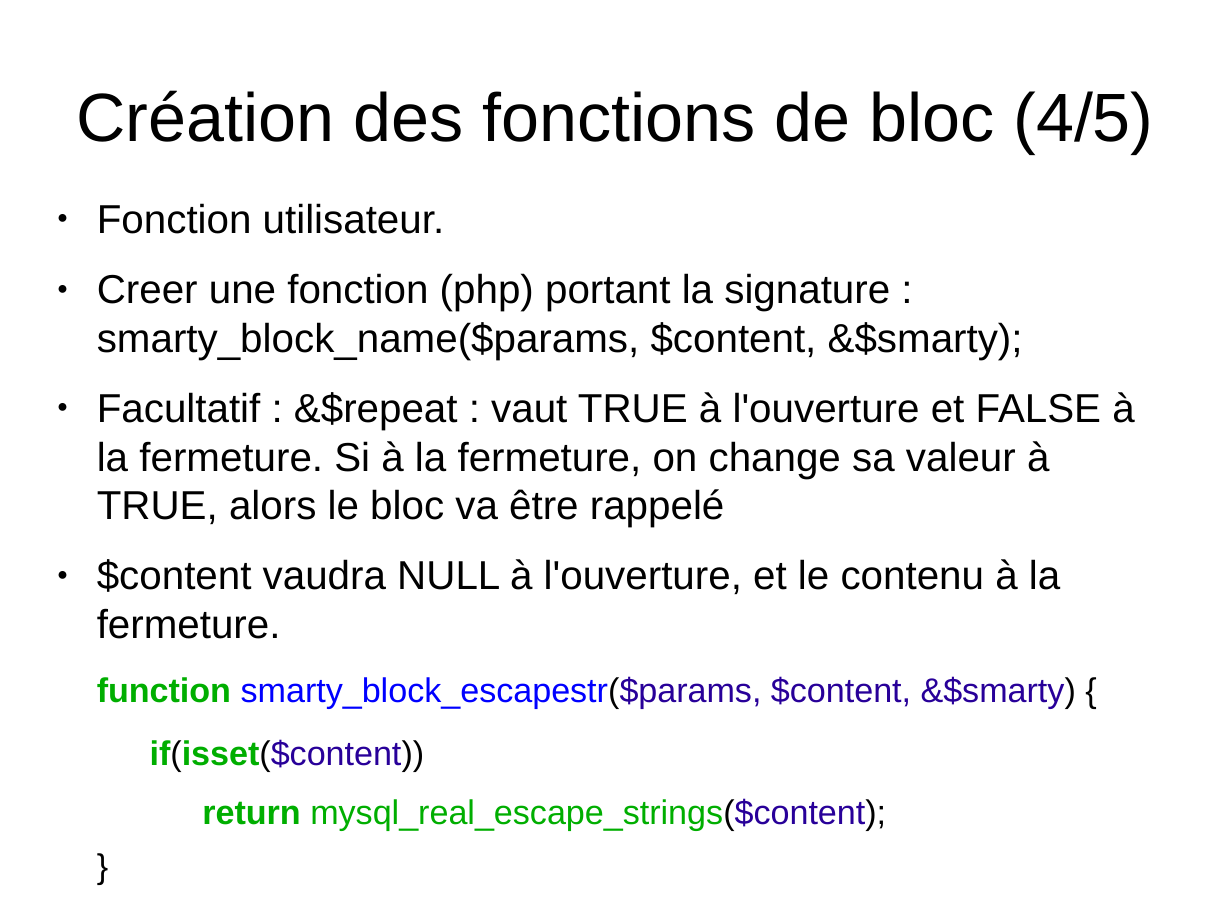
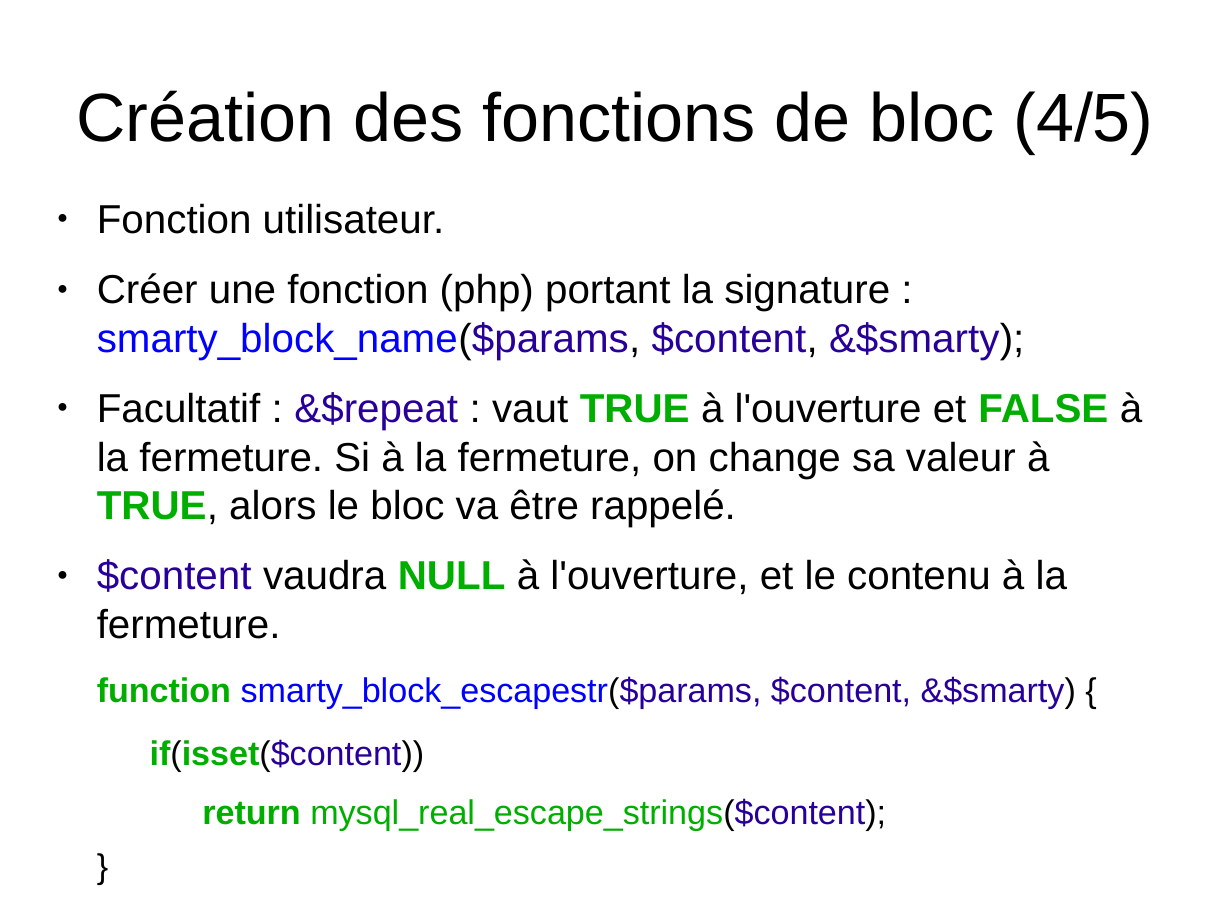
Before and after one commit to sion77/Bob-Project, a slide deck: slide 16 of docs/smarty.odp. Drawn at 1232x924 pixels with LibreOffice and Linux fonts; fonts in the diff are those of the drawing. Boxes give left, top, right and bottom in pixels: in the first picture for what was removed or moved away, otherwise in the second. Text is boxed around its words. In the diff, an @@ line names an element or a change of style, - is before the commit and + after.

```diff
--- a/docs/smarty.odp
+++ b/docs/smarty.odp
@@ text at (97,273,1142,527): text changed @@
-● Creer une fonction (php) portant la signature : smarty_block_name($params, $content, &$smarty);
-● Facultatif : &$repeat : vaut TRUE à l'ouverture et FALSE à la fermeture. Si à la fermeture, on change sa valeur à TRUE, alors le bloc va être rappelé
+● Créer une fonction (php) portant la signature : smarty_block_name($params, $content, &$smarty);
+● Facultatif : &$repeat : vaut TRUE à l'ouverture et FALSE à la fermeture. Si à la fermeture, on change sa valeur à TRUE, alors le bloc va être rappelé.
@@ text at (97,559,1067,639): text colour #000000 to #280099 in "$content"; text colour #000000 to #00AE00, bold on in "NULL" @@
```
Also in this commit, not shown: 18 other slides changed.
